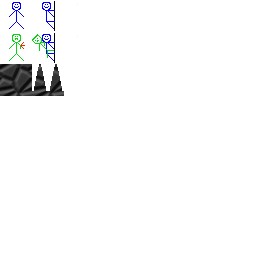
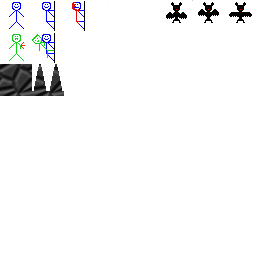
Comparing the layer stacks of the two 256 × 256 images. Changes:
added layer "Player on the rope with blood" above "Player on the rope" over [72, 1, 108, 31]
added layer "Bat_3" above "Bat_2" over [160, 0, 188, 23]
added layer "Bat_2" above "Bat_1" over [192, 0, 220, 32]
added layer "Bat_1" above "Rectangle 1" over [224, 2, 252, 32]
